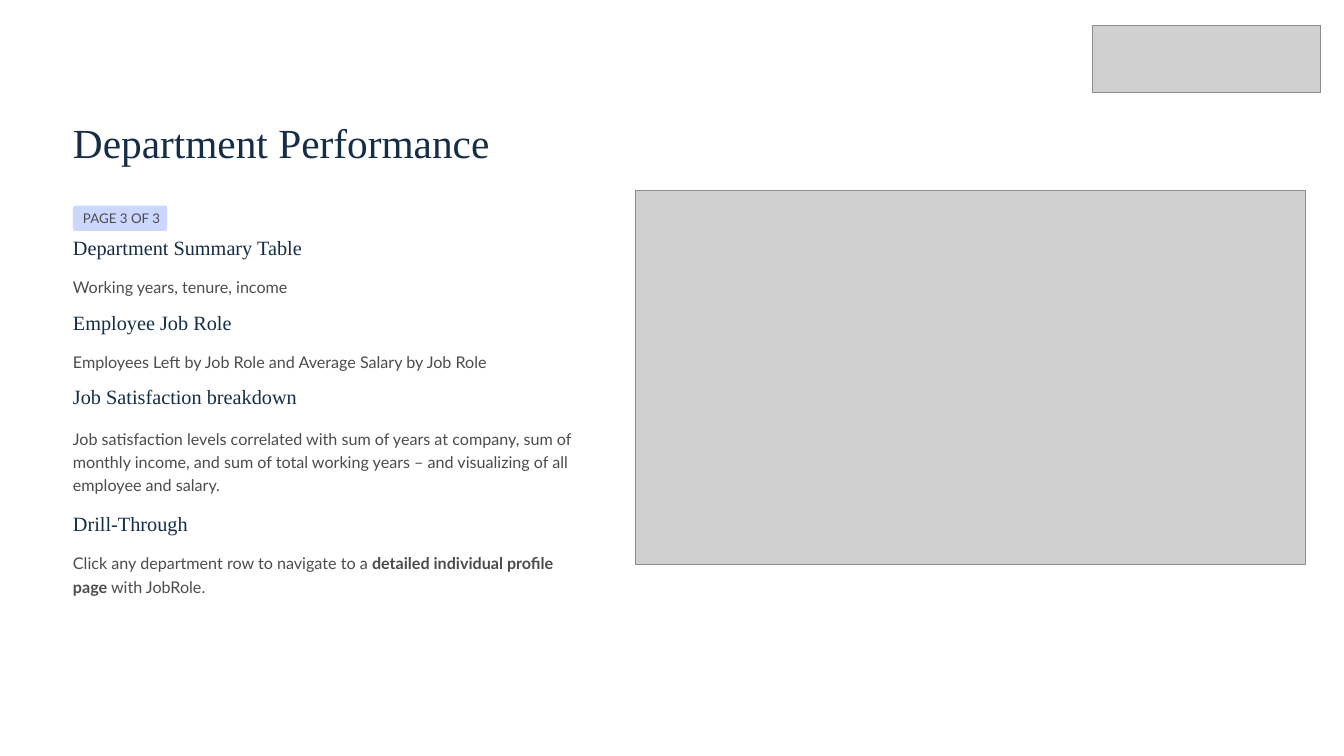
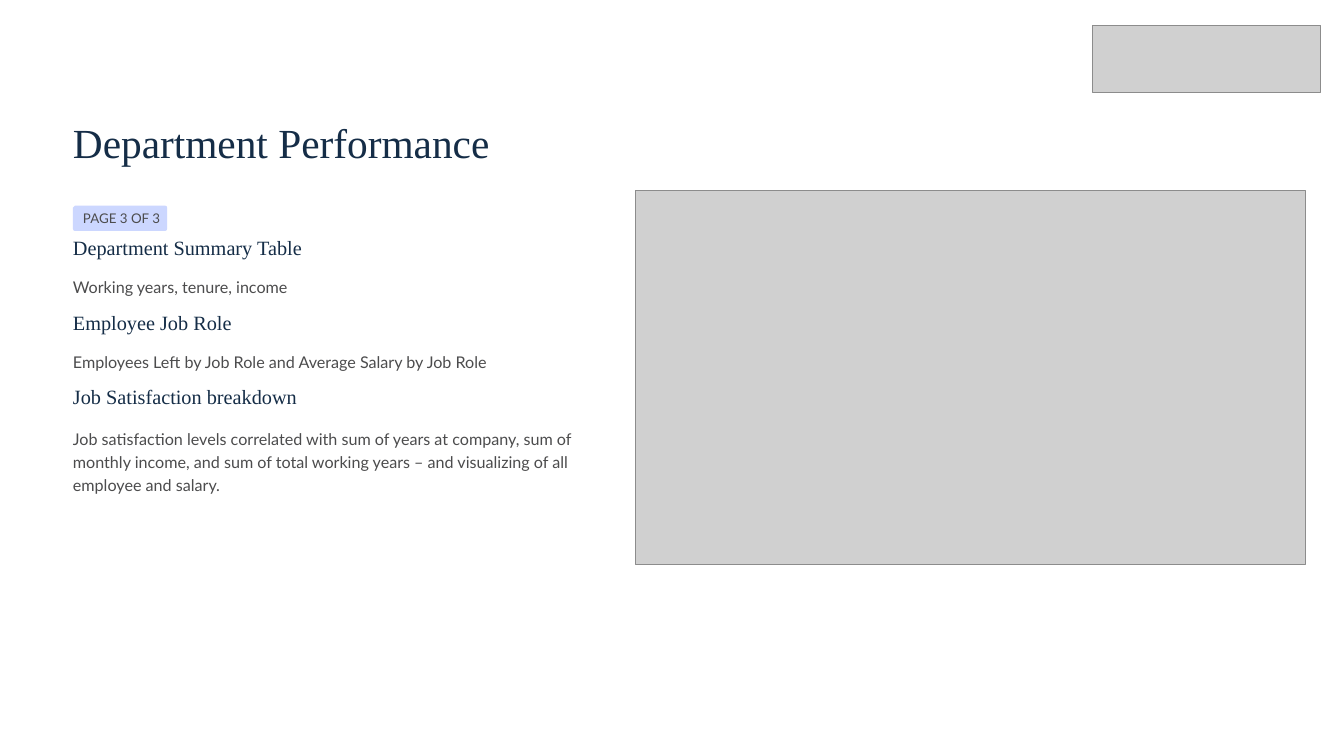
Before and after one commit to Ishan2025-new/Power-BI-Project----HR-Employee-Analytics-Dashboard, a slide deck: slide 10 of HR-Employee-Analytics-Dashboard.pptx. Drawn at 1344x756 pixels with LibreOffice and Linux fonts; fonts in the diff are those of the drawing; grey boxes stand for pictures. Boxes give left, top, right and bottom in pixels: in the first picture for what was removed or moved away, otherwise in the second. Text is boxed around its words. In the diff, an @@ line names an element or a change of style, - is before the commit and + after.

Commit message:
Update Commit

```diff
--- a/HR-Employee-Analytics-Dashboard.pptx
+++ b/HR-Employee-Analytics-Dashboard.pptx
@@ text removed at [73,517,188,536] @@
-Drill-Through
@@ text removed at [73,557,553,596] @@
-Click any department row to navigate to a detailed individual profile page with JobRole.
```
